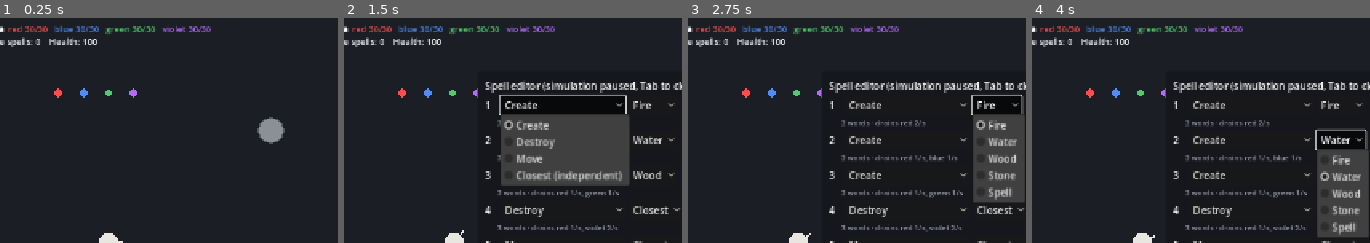
Above: before the commit, frames 1-4 (left to right).
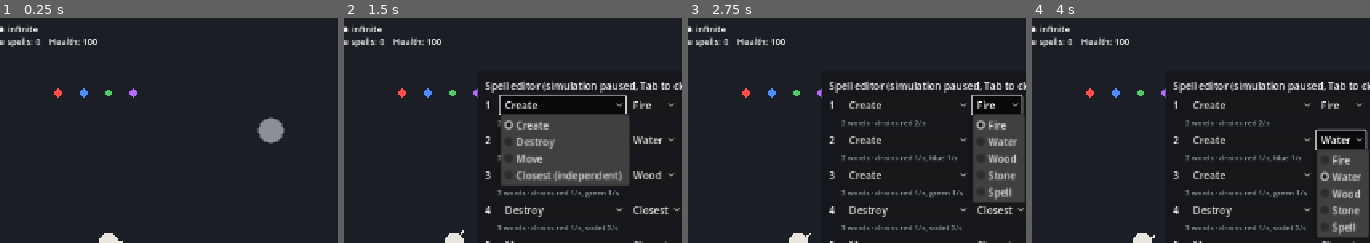
Above: after the commit, the same moments.

Repository: oscarjocque/spellcraft-prototype
Game: Godot game, scene res://scenes/main.tscn
Same seed, same stepped clock (60 frames per second), same inputs: the game is played once before the commit and once after it.
Inputs (mouse positions are % of the whole screen's width and height, from its top left):
- Up to frame 1 (0.25 s): no input
- Up to frame 2 (1.5 s): tap Enter at 0.5 s; move the mouse to (85, 45) at 0.52 s; hold D (move_right) 0.53-1.25 s; tap Tab at 0.6 s; click (85, 45) at 0.67 s; click "Create" at 1.25 s
- Up to frame 3 (2.75 s): click "Fire" at 2 s
- Up to frame 4 (4 s): click "Create" at 2.75 s; click "Water" at 3.5 s
The pictures show only the part of the screen within x 4-54%, y 0-50%; the shares and areas given below are measured in that part.

The runs differ from the first frame. In frame 1, 1.0% of the frame differs, in the area x 2-63%, y 3-8%; in frame 2, 1.0%; in frame 3, 1.0%; in frame 4, 1.0%.

Commit message:
Give the sandbox player infinite mana for now
Casters tagged infinite_mana skip the storage check and pay nothing,
but spells still get their usual fuel and reserve. The HUD shows
"infinite" instead of per-color storage.

Co-Authored-By: Claude Opus 5.5 <noreply@anthropic.com>
Claude-Session: https://claude.ai/code/session_013jfXwMwWtv4oDjb8vuFPPJ

Diff:
--- a/scripts/sandbox.gd
+++ b/scripts/sandbox.gd
@@ -19,6 +19,7 @@
 ## Fills `sim` with the arena and returns the local player.
 static func build(sim: Simulation) -> WorldObject:
 	var player := sim.spawn(Materials.make_player(Vector2(220, 360), 0))
+	player.tags["infinite_mana"] = true  # for now, while spells are being explored
 	sim.spawn(Materials.make_player(Vector2(1060, 360)))  # training dummy
 
 	for p in [Vector2(480, 180), Vector2(470, 560), Vector2(780, 250), Vector2(820, 520)]:
--- a/scripts/sim/simulation.gd
+++ b/scripts/sim/simulation.gd
@@ -92,18 +92,23 @@
 		return null
 	var drain := SpellGrammar.drain_per_second(ast)
 	var reserve := SpellGrammar.payload(ast)
-	for c in SpellGrammar.COLORS:
-		var need: float = drain.get(c, 0.0) + reserve.get(c, 0.0)
-		if caster.mana_store.get(c, 0.0) < need:
-			say("Not enough %s mana for: %s" % [c, SpellGrammar.to_text(ast)])
-			return null
-	for c in reserve:
-		caster.mana_store[c] -= reserve[c]
 	var fuel := {}
-	for c in drain:
-		var amount := minf(caster.mana_store[c], INFUSE_CAP)
-		caster.mana_store[c] -= amount
-		fuel[c] = amount
+	if caster.has_tag("infinite_mana"):
+		# Spells still get their usual mana; storage just never runs out.
+		for c in drain:
+			fuel[c] = INFUSE_CAP
+	else:
+		for c in SpellGrammar.COLORS:
+			var need: float = drain.get(c, 0.0) + reserve.get(c, 0.0)
+			if caster.mana_store.get(c, 0.0) < need:
+				say("Not enough %s mana for: %s" % [c, SpellGrammar.to_text(ast)])
+				return null
+		for c in reserve:
+			caster.mana_store[c] -= reserve[c]
+		for c in drain:
+			var amount := minf(caster.mana_store[c], INFUSE_CAP)
+			caster.mana_store[c] -= amount
+			fuel[c] = amount
 
 	# An independent selector is placed at the aim; other spells follow the caster.
 	var independent: bool = ast["verb"] == "select"
--- a/scripts/ui/hud.gd
+++ b/scripts/ui/hud.gd
@@ -13,9 +13,12 @@
 
 func refresh(sim: Simulation, player: WorldObject, slots: Array, selected: int) -> void:
 	var mana := "[b]Mana[/b]  "
-	for c in SpellGrammar.COLORS:
-		var hex: String = WorldView.MANA_COLOR[c].to_html(false)
-		mana += "[color=#%s]%s %d/%d[/color]   " % [hex, c, player.mana_store.get(c, 0.0), Simulation.STORE_CAP]
+	if player.has_tag("infinite_mana"):
+		mana += "infinite"
+	else:
+		for c in SpellGrammar.COLORS:
+			var hex: String = WorldView.MANA_COLOR[c].to_html(false)
+			mana += "[color=#%s]%s %d/%d[/color]   " % [hex, c, player.mana_store.get(c, 0.0), Simulation.STORE_CAP]
 	var spells := 0
 	for o in sim.objects:
 		if o.spell != null:
--- a/tests/test_spells.gd
+++ b/tests/test_spells.gd
@@ -13,7 +13,7 @@
 		"test_not_enough_mana", "test_closest_never_picks_caster", "test_deterministic",
 		"test_payload", "test_create_spell_pays_from_reserve", "test_nested_create_spell",
 		"test_create_spell_needs_its_payload", "test_created_spell_stays_put",
-		"test_spell_absorbs_mana", "test_invalid_created_spell",
+		"test_spell_absorbs_mana", "test_invalid_created_spell", "test_infinite_mana",
 	]:
 		call(t)
 	print("FAILED: %d" % _failures if _failures else "All tests passed.")
@@ -267,6 +267,20 @@
 	check(SpellGrammar.validate(long_spell) == "", "Spells have no word limit")
 
 
+func test_infinite_mana() -> void:
+	var w := world()
+	var sim: Simulation = w[0]
+	var p: WorldObject = w[1]
+	p.tags["infinite_mana"] = true
+	for c in SpellGrammar.COLORS:
+		p.mana_store[c] = 0.0
+	var host := sim.cast(p, FIRE_WARDEN, Vector2(400, 360))
+	check(host != null, "Infinite mana casts with empty storage")
+	check(p.mana_store["violet"] == 0.0, "Infinite mana takes nothing from storage")
+	var child: WorldObject = host.spell.what
+	check(child.spell.mana == {"violet": 10.0, "red": 5.0}, "Spells still get their usual mana and reserve")
+
+
 func test_deterministic() -> void:
 	check(_replay() == _replay(), "Same inputs give the same world")
 
Not shown, changed: README.md
